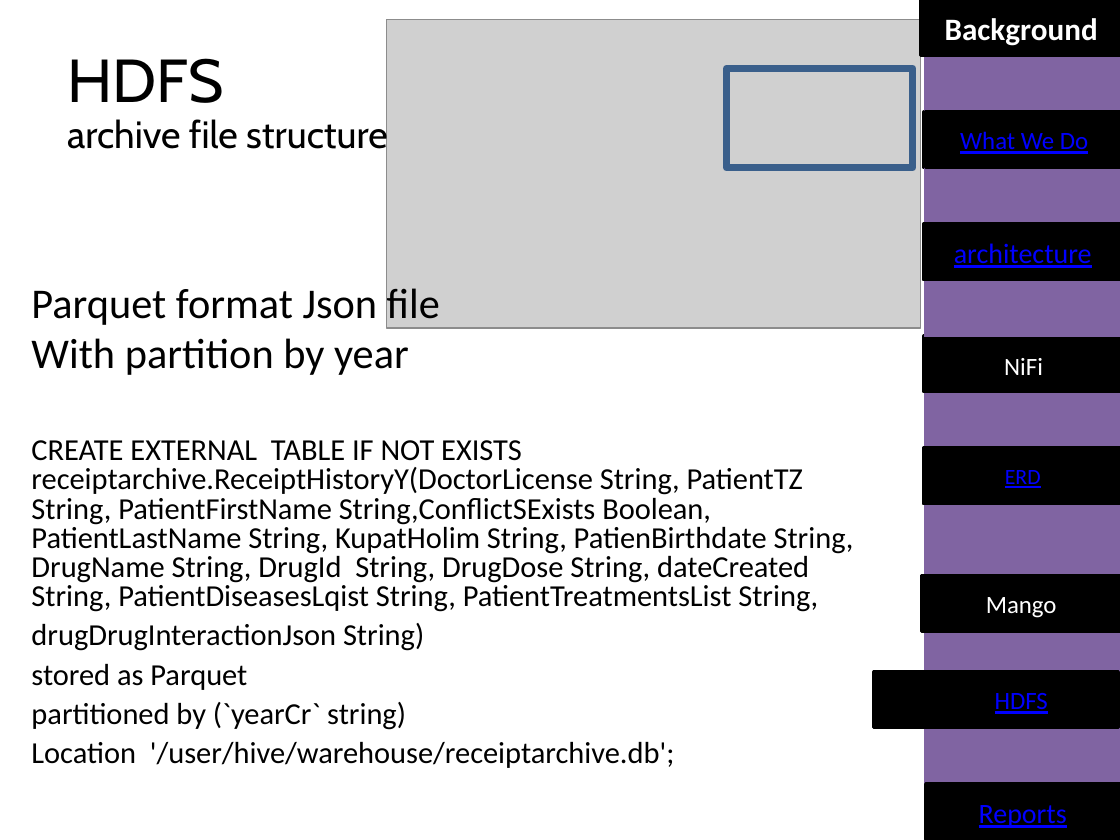
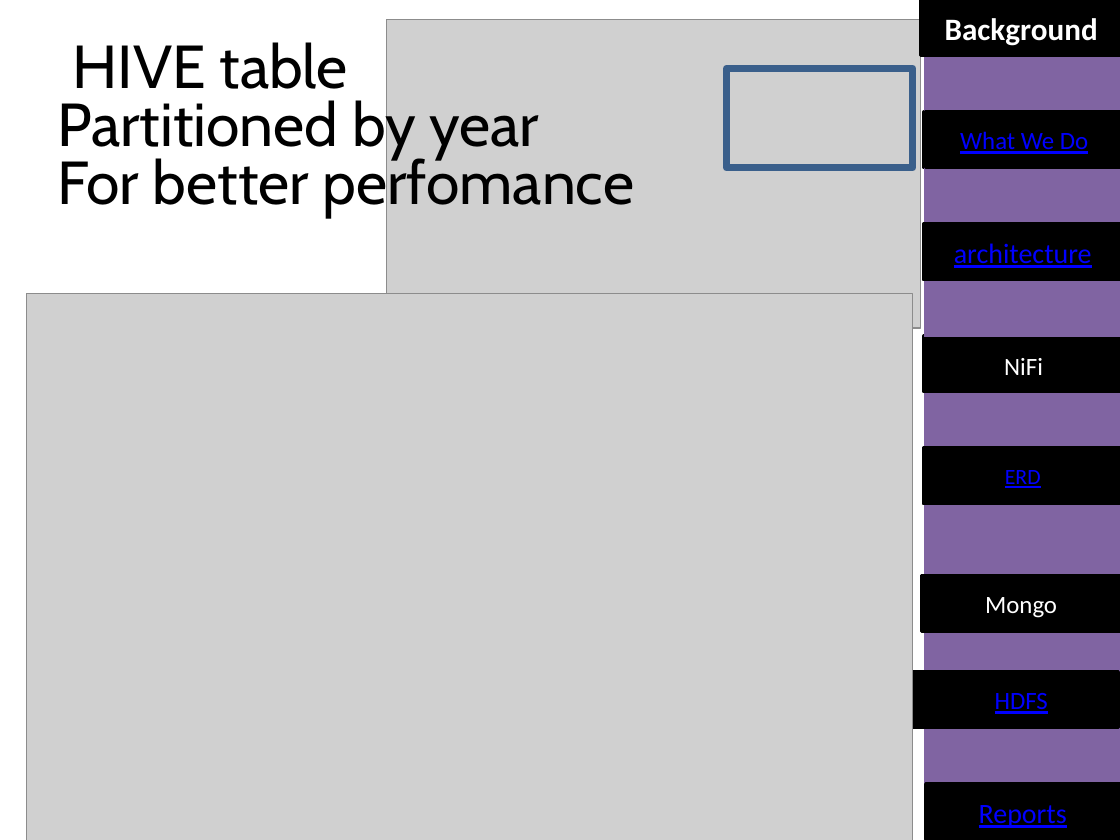
Before and after one commit to katkovOlga/nayaProject, a slide deck: slide 21 of FinalProjectLast.pptx (slide 20 before the commit). Drawn at 1120x840 pixels with LibreOffice and Linux fonts; fonts in the diff are those of the drawing; grey boxes stand for pictures. Boxes give left, top, right and bottom in pixels: in the first picture for what was removed or moved away, otherwise in the second. Text is boxed around its words. In the diff, an @@ line names an element or a change of style, - is before the commit and + after.

```diff
--- a/FinalProjectLast.pptx
+++ b/FinalProjectLast.pptx
@@ text at bbox=[57, 42, 635, 218]: text changed; size 24.4 to 39 pt @@
-HDFS
-archive file structure
+HIVE table
+Partitioned by year
+For better perfomance
@@ picture added at bbox=[27, 293, 913, 840] @@
@@ text removed at bbox=[31, 288, 854, 768] @@
-Parquet format Json file
-With partition by year
-CREATE EXTERNAL TABLE IF NOT EXISTS receiptarchive.ReceiptHistoryY(DoctorLicense String, PatientTZ String, PatientFirstName String,ConflictSExists Boolean, PatientLastName String, KupatHolim String, PatienBirthdate String, DrugName String, DrugId String, DrugDose String, dateCreated String, PatientDiseasesLqist String, PatientTreatmentsList String,
-drugDrugInteractionJson String)
-stored as Parquet
-partitioned by (`yearCr` string)
-Location '/user/hive/warehouse/receiptarchive.db';
@@ text in rectangle at bbox=[985, 597, 1057, 618]: text changed @@
-Mango
+Mongo
```
Also in this commit, not shown: 21 other slides changed, 3 slides added, 2 slides removed.
